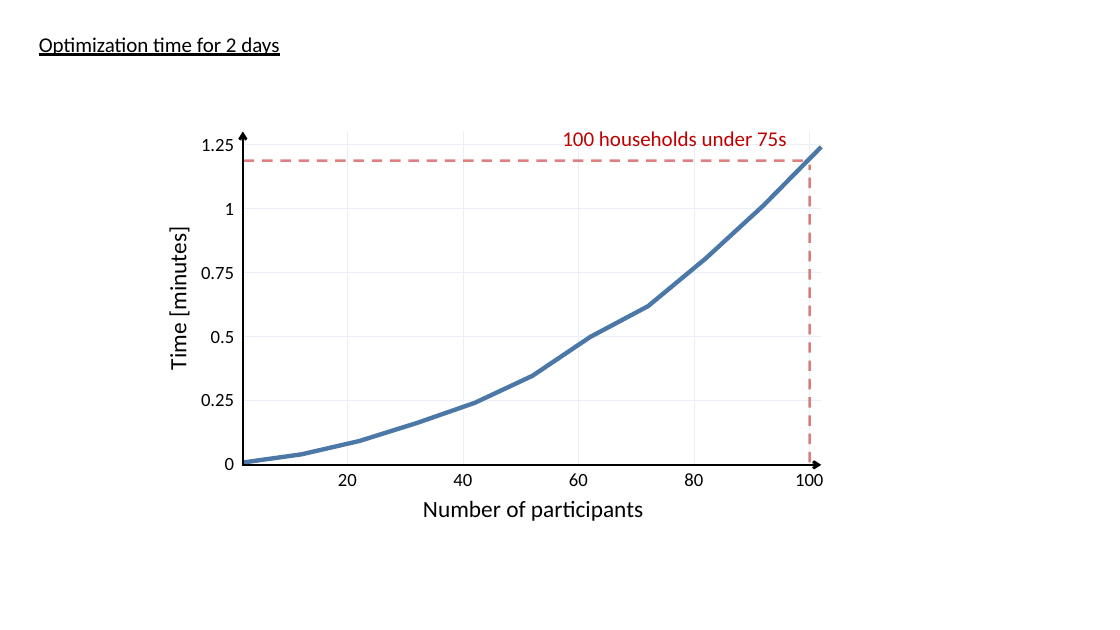
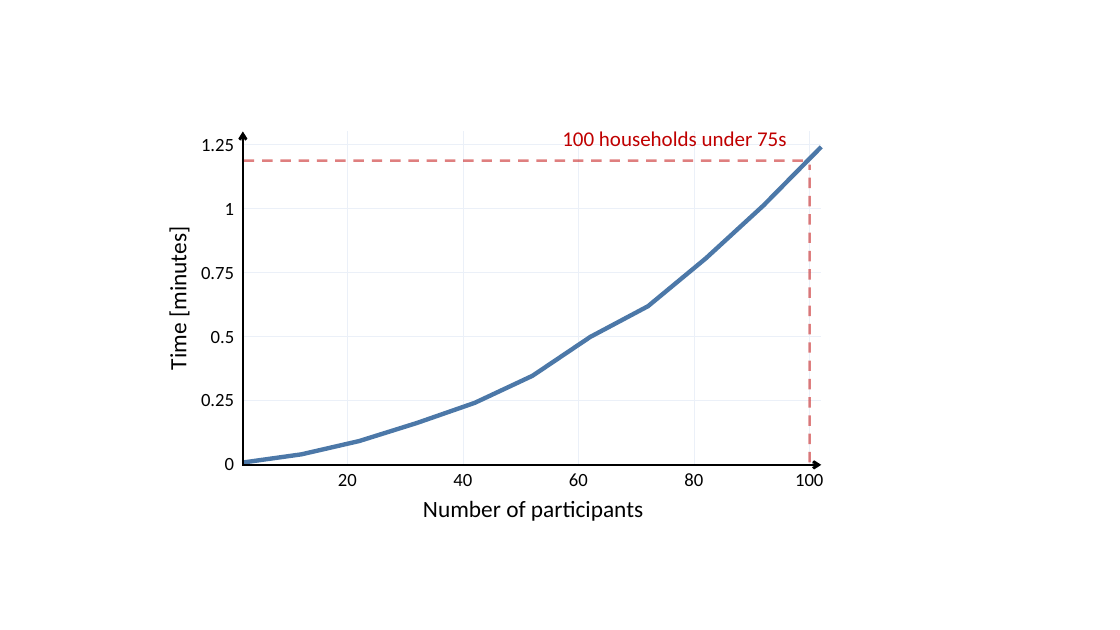
Before and after one commit to Jonathan56/supplementary_thesis, a slide deck: slide 34 of figures.pptx (slide 56 before the commit). Drawn at 1120x630 pixels with LibreOffice and Linux fonts; fonts in the diff are those of the drawing. Boxes give left, top, right and bottom in pixels: in the first picture for what was removed or moved away, otherwise in the second. Text is boxed around its words. In the diff, an @@ line names an element or a change of style, - is before the commit and + after.

```diff
--- a/figures.pptx
+++ b/figures.pptx
@@ text removed at bbox=[39, 37, 279, 56] @@
-Optimization time for 2 days
```
Also in this commit, not shown: 10 other slides changed, 3 slides added, 25 slides removed, 9 other files.
